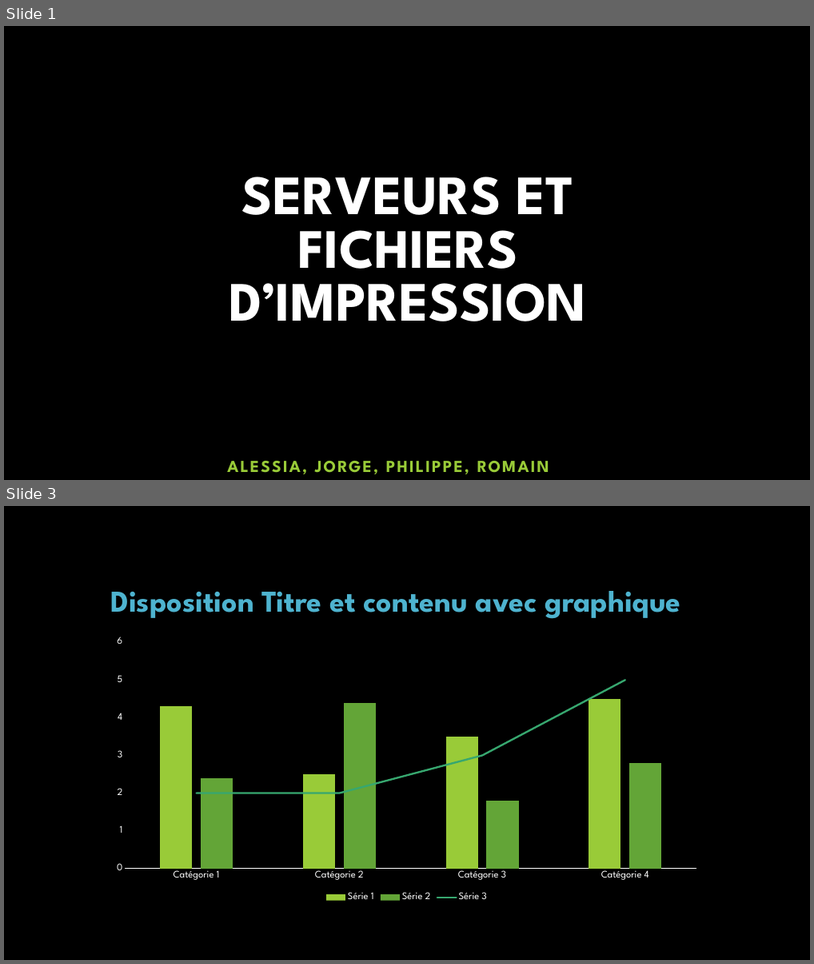
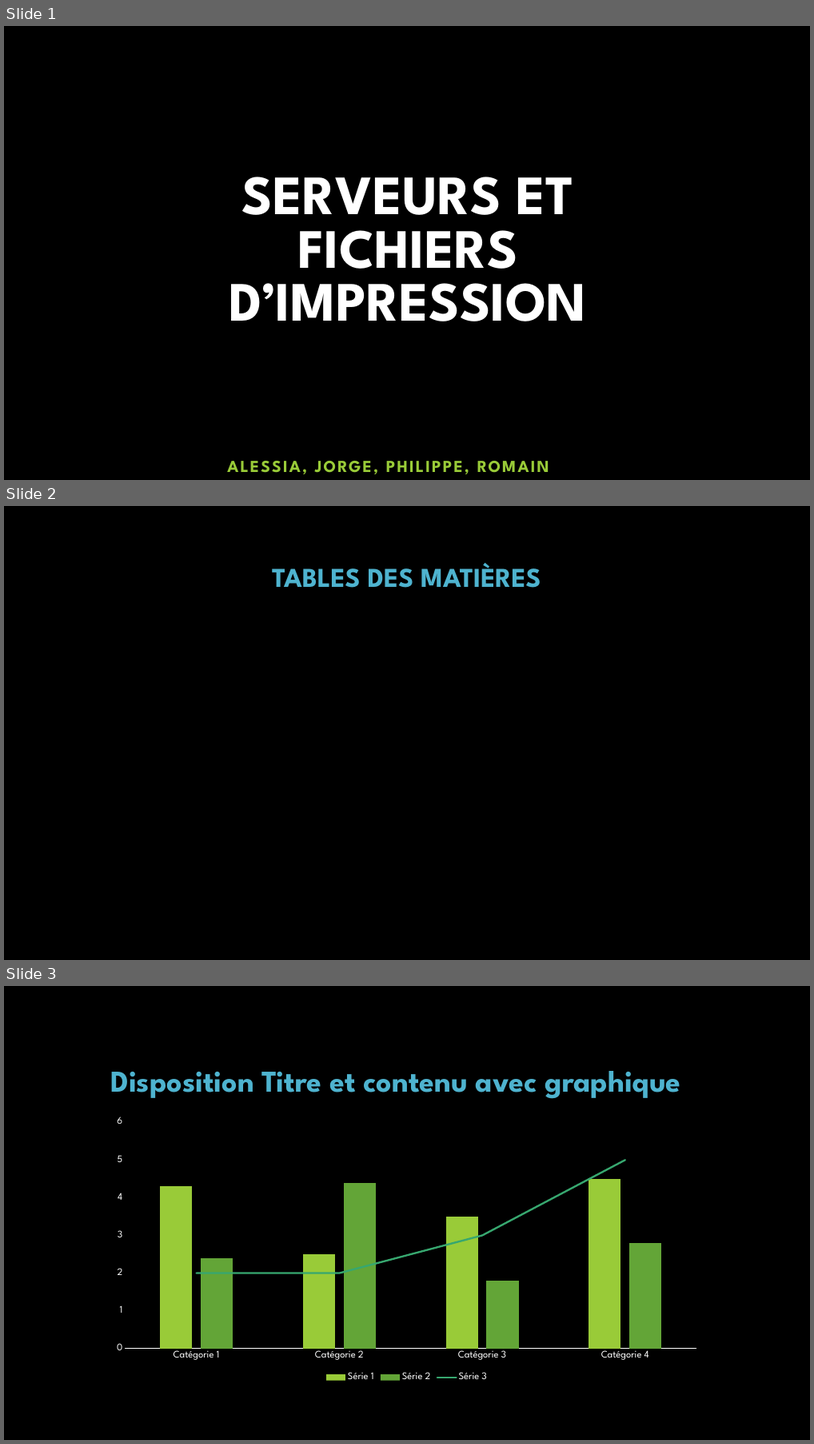
Before and after one commit to J0rg321/Serveur_Fichiers_ICT-123, a slide deck: SERVEUR ET FICHIERS D’IMPRESSION.pptx. Shown one above the other, each under a label of ours: slides 1 and 3 before the commit, slides 1, 2 and 3 after it; the slides between them are not shown. The pictures are 814x964 and 814x1444 pixels, drawn with LibreOffice and Linux fonts; fonts in the diff are those of the drawing; background and template pictures are left out. Boxes give left, top, right and bottom in pixels: in the first picture for what was removed or moved away, otherwise in the second. Text is boxed around its words. In the diff, an @@ line names an element or a change of style, - is before the commit and + after.

```diff
--- a/SERVEUR ET FICHIERS D’IMPRESSION.pptx
+++ b/SERVEUR ET FICHIERS D’IMPRESSION.pptx
@@ slide 2 added at <box>4,506,810,960</box>, background picture (left out) @@
@@ title added at <box>272,563,541,588</box>, 32.4 pt, text #4EB3CF, bold @@
+TABLES DES MATIÈRES
```
Also in this commit, not shown: 1 slide removed.
